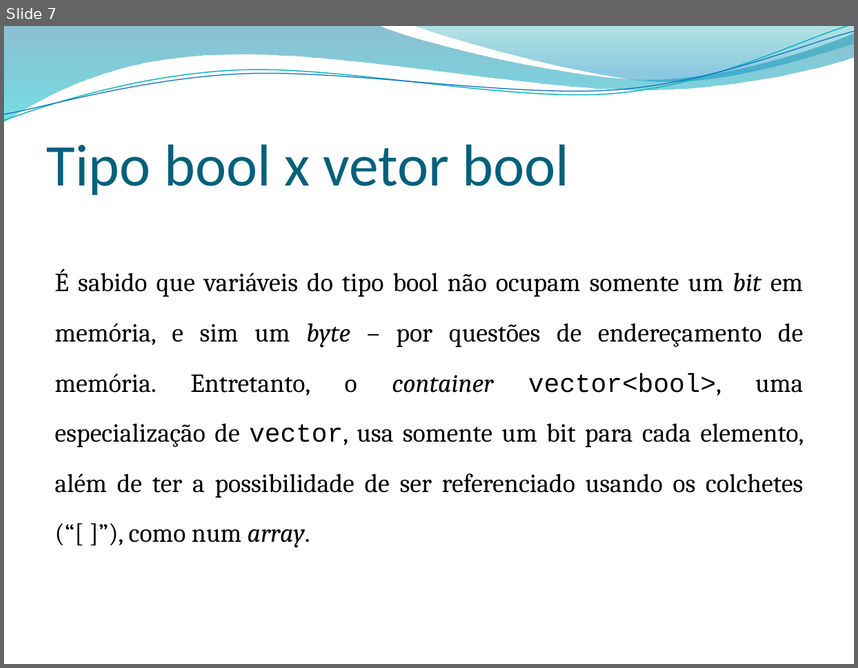
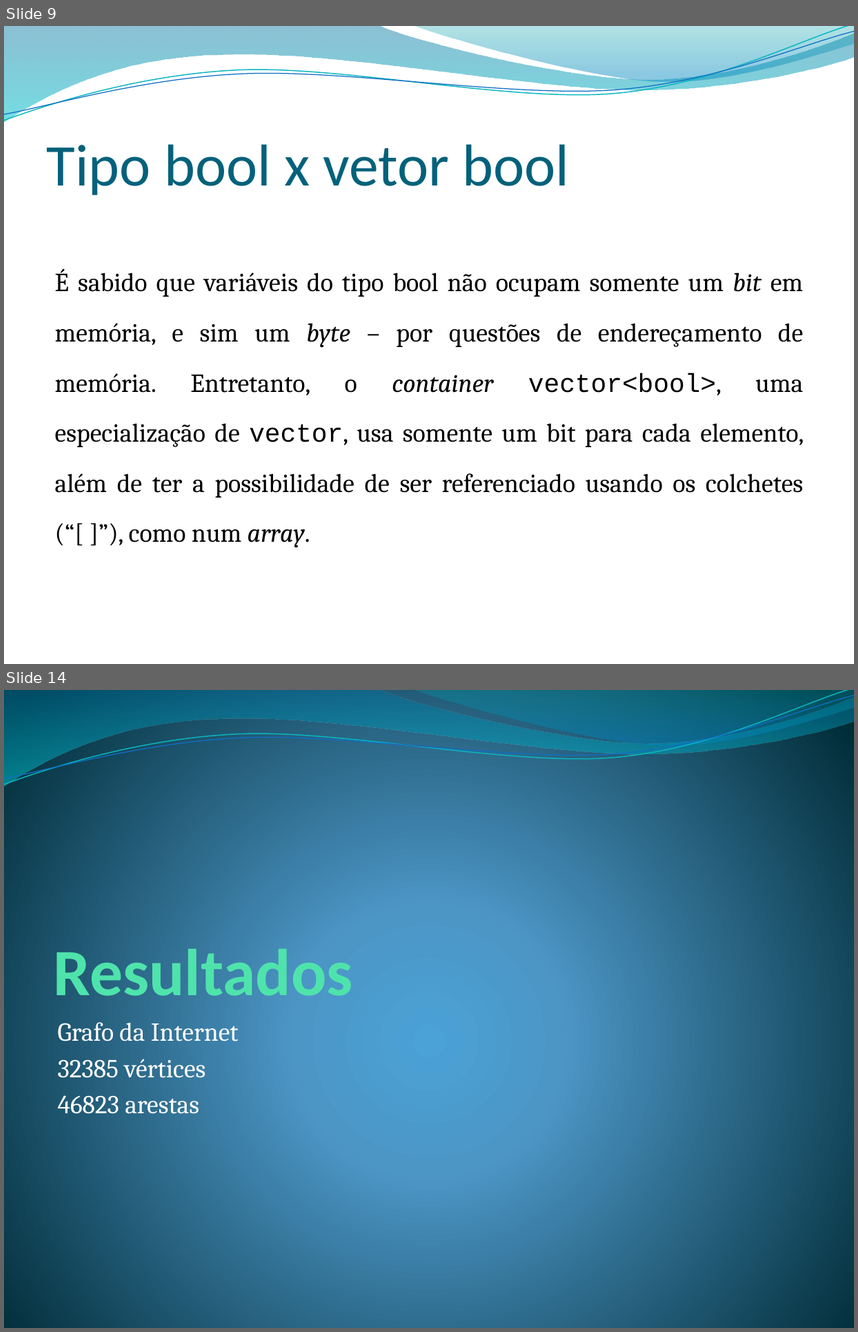
Before and after one commit to jonathanaugusto/grafos2011, a slide deck: apresentacao.pptx. Shown one above the other, each under a label of ours: slide 7 before the commit, slides 9 and 14 after it; the slides between them are not shown. The pictures are 858x668 and 858x1332 pixels, drawn with LibreOffice and Linux fonts; fonts in the diff are those of the drawing; background and template pictures are left out. Boxes give left, top, right and bottom in pixels: in the first picture for what was removed or moved away, otherwise in the second. Text is boxed around its words. In the diff, an @@ line names an element or a change of style, - is before the commit and + after.

```diff
--- a/apresentacao.pptx
+++ b/apresentacao.pptx
@@ slide 14 added at (4, 690, 854, 1328), background gradient #4AA0D6 to #4C98C7 to #002C38; not listed: 4 template elements that a slide beside it also shows @@
@@ title added at (53, 940, 352, 1011), 56 pt, text #50E3AC, bold @@
+Resultados
@@ text added at (58, 1022, 239, 1114), 22 pt, text #FFFFFF @@
+Grafo da Internet
+32385 vértices
+46823 arestas
@@ what was slide 7 is now slide 9 @@
```
Also in this commit, not shown: 11 other slides added, 1 slide removed.
